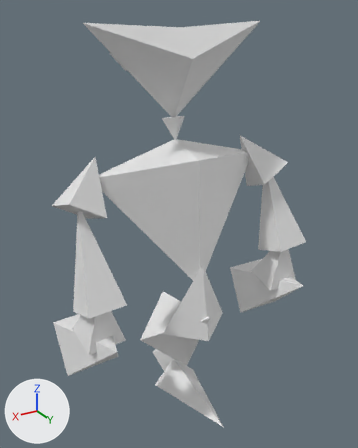
The Blender file src/assets/enemy.blend, before and after one commit.
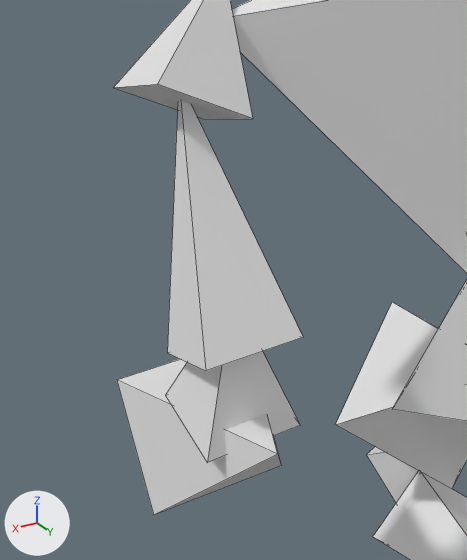
The first picture shows the older version from a camera (50 mm lens) standing at (9.19, 13.76, 15.82) and looking at (0.17, -1.28, 8.3). The close-ups show both versions on the part from 2% to 54% of the width and 38% to 88% of the height of that picture; other places that the commit changed are outside them. Arrows for +X, +Y and +Z are at lower left; the lights stay in place. Both versions are drawn at frame 0 of the action 'Fire'; the numbers are the values there. The close-ups show mesh edges as thin lines. Materials are left out; every surface is plain grey.

Before the edit, the objects in view are built like this:
```python
me_enemy_006 = bpy.data.meshes.new('Enemy.006')
me_enemy_006.from_pydata([(4.11, 1.09, -0.97), (5.16, -2.43, -0.3), (3.07, -2.42, -0.25), (3.01, -2.1, -2.31), (5.1, -2.12, -2.37)], [], [(2, 1, 0), (3, 2, 0), (1, 4, 0), (4, 3, 0), (4, 1, 2, 3)])
me_enemy_006.materials.append(mat_material_001)
me_enemy_011 = bpy.data.meshes.new('Enemy.011')
me_enemy_011.from_pydata([(3.13, -0.05, 5.43), (4.8, -0.56, 4.03), (3.58, -0.74, 3.35), (3.39, 0.66, 3.33), (4.61, 0.84, 4.01)], [], [(2, 1, 0), (3, 2, 0), (1, 4, 0), (4, 3, 0), (4, 1, 2, 3)])
me_enemy_011.materials.append(mat_material_001)
me_enemy_012 = bpy.data.meshes.new('Enemy.012')
me_enemy_012.from_pydata([(4.08, 0.11, 4.17), (4.8, -0.61, 0.48), (3.38, -0.68, 0.51), (3.31, 0.73, 0.47), (4.72, 0.8, 0.45)], [], [(2, 1, 0), (3, 2, 0), (1, 4, 0), (4, 3, 0), (4, 1, 2, 3)])
me_enemy_012.materials.append(mat_material_001)
ob_enemy_006 = bpy.data.objects.new('Enemy.006', me_enemy_006)
ob_enemy_006.location = (0.0, 0.03, 6.17)
ob_enemy_006.rotation_euler = (0.345, 0.0, 0.0)  # degrees (20, 0, 0)
ob_enemy_011 = bpy.data.objects.new('Enemy.011', me_enemy_011)
ob_enemy_011.location = (0.0, -0.04, 6.15)
ob_enemy_011.rotation_euler = (0.341, 0.000739, -0.00205)  # degrees (20, 0, -0.1)
ob_enemy_012 = bpy.data.objects.new('Enemy.012', me_enemy_012)
ob_enemy_012.location = (0.0, 0.04, 6.01)
ob_enemy_012.rotation_euler = (0.35, 0.0038, 0.00177)  # degrees (20, 0.2, 0.1)
# also in view: 'Enemy.005' at (0.0, -0.08, 0.38); 'Enemy.004' at (0.0, -2.59, 0.77); 'Enemy.013' at (4.05, -0.34, 6.23); 'Torso' at (0.0, -1.49, 8.79); 'Enemy.001' at (0.0, -0.4, 5.59)
```
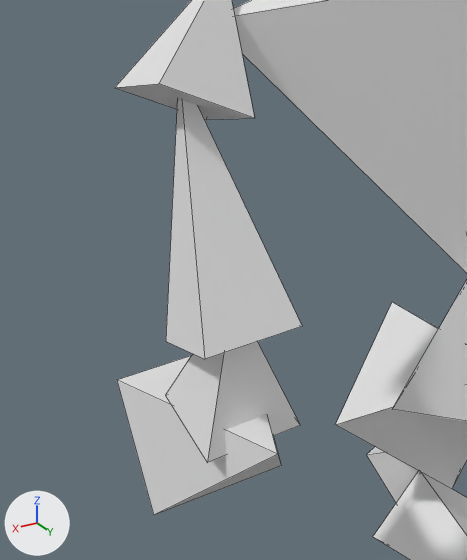
The change, as a list of edits to the scene's bpy script:
```text
Change me_enemy_011:
    where me_enemy_011.from_pydata(...)  # 5 vertices, 5 faces; spans x 3.13..4.8, y -0.74..0.84, z 3.33..5.43
    used by ob_enemy_011; location = (0.0, -0.04, 6.15); rotation_euler = (0.341, 0.000739, -0.00205), in degrees (20, 0, -0.1)
    me_enemy_011 part 1: the whole mesh is turned 19.8 degrees about the x axis through its middle, then moved by (0.0, -1.45, 5.93)
Change me_enemy_012:
    where me_enemy_012.from_pydata(...)  # 5 vertices, 5 faces; spans x 3.31..4.8, y -0.68..0.8, z 0.45..4.17
    used by ob_enemy_012; location = (0.0, 0.04, 6.01); rotation_euler = (0.35, 0.0038, 0.00177), in degrees (20, 0.2, 0.1)
    me_enemy_012 part 2: the whole mesh is turned 19.8 degrees about the x axis through its middle, then moved by (0.0, -0.76, 6.05)
Change ob_enemy_011:
    ob_enemy_011.rotation_euler: (0.341, 0.000739, -0.00205) -> (0.0, 0.0, 0.0)  # degrees (20, 0, -0.1) -> degrees (0, 0, 0)
    ob_enemy_011.location: (0.0, -0.04, 6.15) -> (0.0, 0.0, 0.0)
Change ob_enemy_012:
    ob_enemy_012.rotation_euler: (0.35, 0.0038, 0.00177) -> (0.0, 0.0, 0.0)  # degrees (20, 0.2, 0.1) -> degrees (0, 0, 0)
    ob_enemy_012.location: (0.0, 0.04, 6.01) -> (0.0, 0.0, 0.0)
```

What differs and where, as boxes (x1, y1, x2, y2) in the close-ups (467 x 560 px):
'Enemy.012', moved, turned
    before: (167, 101, 303, 371)
    after: (166, 100, 302, 359)
'Enemy.011', moved, turned
    before: (113, 0, 253, 119)
    after: (115, 0, 255, 120)
